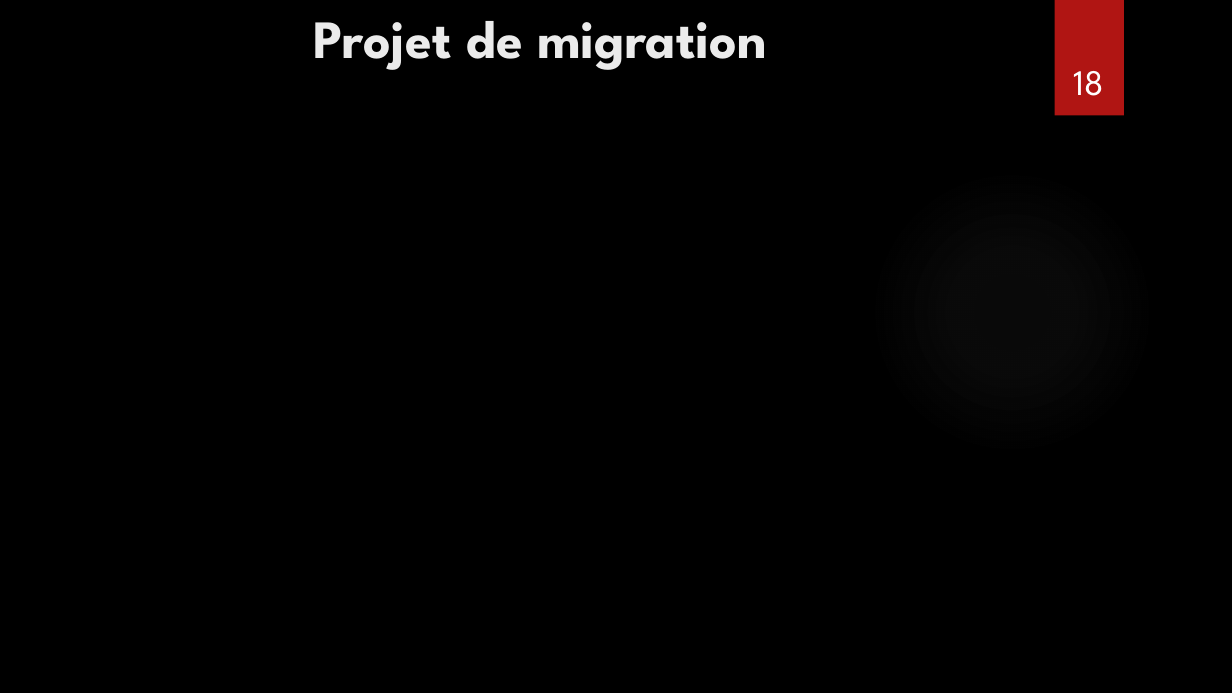
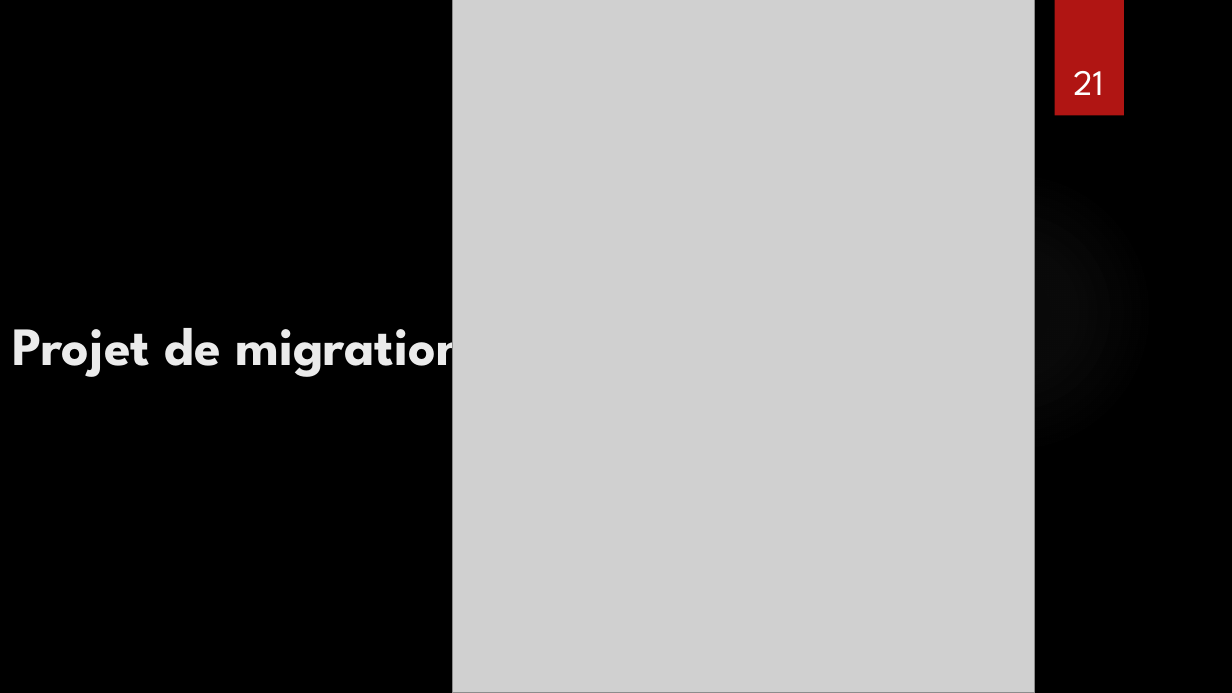
Before and after one commit to CNAM-MPIR/210_Project, a slide deck: slide 21 of Project/MPI_NPE_Presentation NFE210.pptx (slide 18 before the commit). Drawn at 1232x693 pixels with LibreOffice and Linux fonts; fonts in the diff are those of the drawing; grey boxes stand for pictures; background and template pictures are left out. Boxes give left, top, right and bottom in pixels: in the first picture for what was removed or moved away, otherwise in the second. Text is boxed around its words. In the diff, an @@ line names an element or a change of style, - is before the commit and + after.

Commit message:
Version finale d'archimate
Ajout des dernières vues archimate, complétion du document Word avec la partie du projet AeroNet et des images copiés à partir d'archimate.

```diff
--- a/Project/MPI_NPE_Presentation NFE210.pptx
+++ b/Project/MPI_NPE_Presentation NFE210.pptx
@@ picture added at (452,0,1034,693) @@
@@ page number at (1073,71,1103,95): text changed @@
-18
+21
@@ title "Projet de migration" rewrapped from (314,21,767,70) to (12,311,466,381) @@
```
Also in this commit, not shown: 1 other slide changed, 5 slides added, 2 slides removed, 2 other files.
